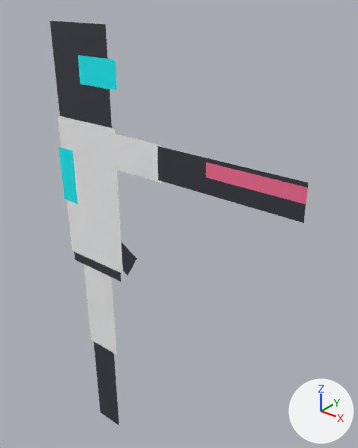
Two versions of the Blender file examples/operative-mvp/assets/source/operative_demo.blend, one commit apart.
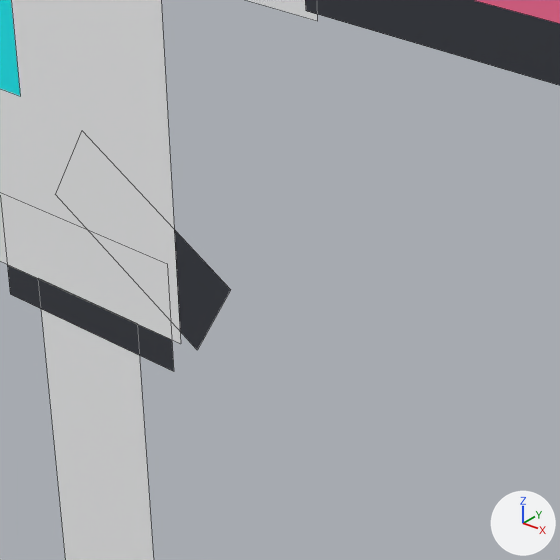
Each version appears first whole from a 50 mm camera at (99.1, -84.7, 138.4) aimed at (24.4, 8.7, 80.5), and next in a close-up on the part from 20% to 64% of the width and 40% to 75% of the height. Arrows for +X, +Y and +Z are at lower right; the lights stay in place. The last two pictures show the newer version. The close-ups show mesh edges as thin lines.

Before the edit, the objects in view are built like this:
```python
me_slot_forearm_l = bpy.data.meshes.new('slot_forearm_l')
me_slot_forearm_l.from_pydata([(1.1, 0.0, 80.0), (16.7, 0.0, 71.0), (12.8, 0.0, 64.1), (-2.9, 0.0, 73.0)], [], [(0, 1, 2, 3)])
me_slot_forearm_l.materials.append(mat_mat_slot_forearm_l)  # dark grey #383b42
me_slot_forearm_r_carbine = bpy.data.meshes.new('slot_forearm_r_carbine')
me_slot_forearm_r_carbine.from_pydata([(25.0, -0.1, 104.2), (63.0, -0.1, 104.2), (63.0, -0.1, 95.8), (25.0, -0.1, 95.8)], [], [(0, 1, 2, 3)])
me_slot_forearm_r_carbine.materials.append(mat_mat_slot_forearm_r_carbine)  # dark grey #383b42
me_slot_torso_plate = bpy.data.meshes.new('slot_torso_plate')
me_slot_torso_plate.from_pydata([(-11.0, -0.1, 64.0), (-11.0, -0.1, 106.0), (11.0, -0.1, 106.0), (11.0, -0.1, 64.0)], [], [(0, 1, 2, 3)])
me_slot_torso_plate.materials.append(mat_mat_slot_torso_plate)  # white #fafbfc
ob_slot_forearm_l = bpy.data.objects.new('slot_forearm_l', me_slot_forearm_l)
ob_slot_forearm_l.location = (0.0, 0.0, 0.0)
ob_slot_forearm_r_carbine = bpy.data.objects.new('slot_forearm_r_carbine', me_slot_forearm_r_carbine)
ob_slot_forearm_r_carbine.location = (0.0, 0.0, 0.0)
ob_slot_torso_plate = bpy.data.objects.new('slot_torso_plate', me_slot_torso_plate)
ob_slot_torso_plate.location = (0.0, 0.0, 0.0)
# also in view: 'slot_thigh_r' at (0.0, 0.0, 48.0); 'slot_torso_thruster' at (-9.0, -0.1, 89.0); 'slot_root_belt' at (0.0, -0.1, 66.0); 'slot_weapon_threat_accent' at (51.0, -0.1, 101.5)
```
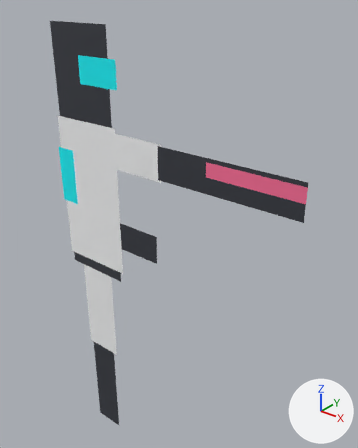
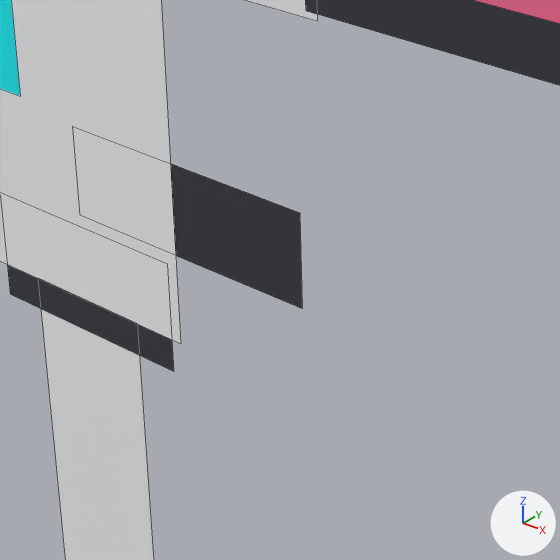
Location of each change, (x1, y1, x2, y2) in pixels of the close-ups (560 x 560 px):
'slot_forearm_l', reshaped
    before: (174, 229, 231, 350)
    after: (171, 164, 302, 309)

What changed in the scene script:
```text
Change me_slot_forearm_l:
    used by ob_slot_forearm_l; location = (0.0, 0.0, 0.0)
    remove me_slot_forearm_l.from_pydata(...)  # 4 vertices, 1 face; spans x -2.9..16.7, y 0.0, z 64.1..80.0
    add me_slot_forearm_l.from_pydata(...)  # 4 vertices, 1 face; spans x 0.0..24.0, y 0.0, z 72.0..80.0
    me_slot_forearm_l part 1
    me_slot_forearm_l.vertices[0].co: (1.1, 0.0, 80.0) -> (0.0, 0.0, 80.0)  # pixel (81, 130) -> pixel (72, 126)
    me_slot_forearm_l.vertices[1].co: (16.7, 0.0, 71.0) -> (24.0, 0.0, 80.0)  # pixel (230, 289) -> pixel (299, 212)
    me_slot_forearm_l.vertices[2].co: (12.8, 0.0, 64.1) -> (24.0, 0.0, 72.0)  # pixel (197, 350) -> pixel (302, 308)
    me_slot_forearm_l.vertices[3].co: (-2.9, 0.0, 73.0) -> (0.0, 0.0, 72.0)  # pixel (55, 194) -> pixel (79, 215)
```
